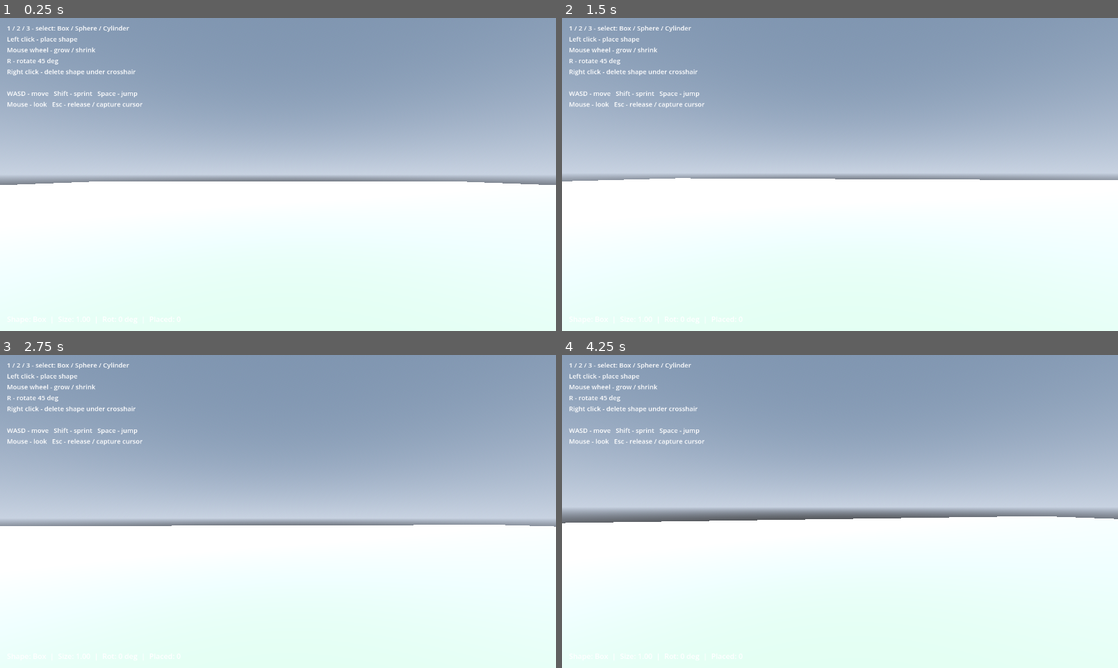
Above: before the commit, frames 1-4 (two rows, left to right).
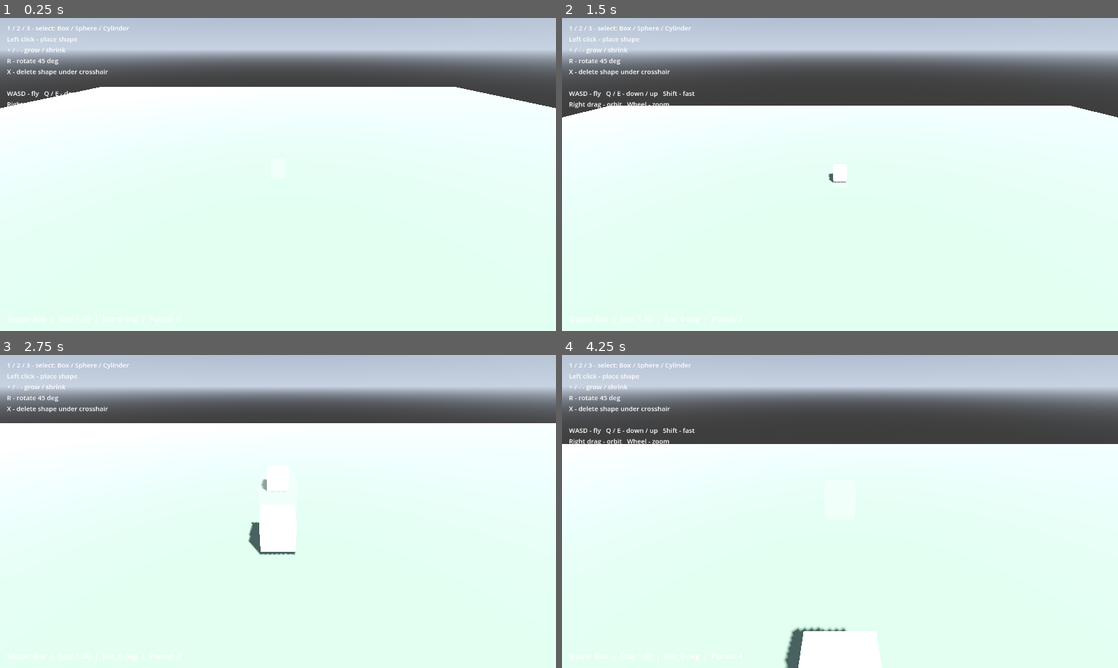
Above: after the commit, the same moments.

Repository: restalex/Factory_capital
Game: Godot game, scene res://scenes/main.tscn
Two runs of this game, one before a commit and one after it. Both use one fixed random seed, a clock stepped at 60 frames per second and the inputs below.
Inputs (mouse positions are in pixels of both pictures, inside the frame that each line leads up to):
- Up to frame 1 (0.25 s): no input
- Up to frame 2 (1.5 s): tap Enter at 0.5 s; move the mouse to (867, 174) at 0.52 s; hold Shift (sprint, bound only before the commit) 0.53-1.28 s; hold W (move_forward) from 0.53 s (still down); click (867, 174) at 0.67 s; tap Space (jump, bound only before the commit) at 0.77, 1.07 s; tap E at 0.8, 1.35 s; move the mouse to (812, 174) at 1.27 s; click (812, 174) at 1.42 s
- Up to frame 3 (2.75 s): keep holding W (move_forward); tap Space (jump, bound only before the commit) at 1.52, 1.82 s; tap Q at 1.55 s; move the mouse to (289, 505) at 2.02 s; hold Q from 2.03 s (still down); click (289, 505) at 2.17 s; tap X at 2.3 s
- Up to frame 4 (4.25 s): keep holding W (move_forward); move the mouse to (834, 517) at 2.77 s; release Q at 2.78 s; tap X at 2.85 s; click (834, 517) at 2.92 s; tap Space (jump, bound only before the commit) at 3.02, 3.05, 3.32 s; move the mouse to (878, 514) at 3.52 s; hold Space (jump, bound only before the commit) from 3.53 s (still down); click (878, 514) at 3.67 s; tap Shift (sprint, bound only before the commit) at 3.8 s; tap Escape (ui_cancel) at 4.15 s

The runs differ from the first frame. In frame 1, 57% of the frame differs, in the area x 0-100%, y 0-66%; in frame 2, 56%; in frame 3, 59%, in the area x 0-100%, y 0-69%; in frame 4, 57%.
Error after the commit: Cannot call method 'get_aabb' on a null value. (res://scripts/spawner.gd:91)

Commit message:
Replace physical player with floating orbit camera
Co-authored-by: restalex <restalex@users.noreply.github.com>

Diff:
--- a/project.godot
+++ b/project.godot
@@ -38,16 +38,6 @@
 "events": [Object(InputEventKey,"resource_local_to_scene":false,"resource_name":"","device":-1,"window_id":0,"alt_press …(192 unchanged characters)…
 ]
 }
-jump={
-"deadzone": 0.5,
-"events": [Object(InputEventKey,"resource_local_to_scene":false,"resource_name":"","device":-1,"window_id":0,"alt_pressed":false,"shift_pressed":false,"ctrl_pressed":false,"meta_pressed":false,"pressed":false,"keycode":0,"physical_keycode":32,"key_label":0,"unicode":32,"location":0,"echo":false,"script":null)
-]
-}
-sprint={
-"deadzone": 0.5,
-"events": [Object(InputEventKey,"resource_local_to_scene":false,"resource_name":"","device":-1,"window_id":0,"alt_pressed":false,"shift_pressed":false,"ctrl_pressed":false,"meta_pressed":false,"pressed":false,"keycode":0,"physical_keycode":4194325,"key_label":0,"unicode":0,"location":0,"echo":false,"script":null)
-]
-}
 
 [physics]
 
--- a/scenes/main.tscn
+++ b/scenes/main.tscn
@@ -1,7 +1,8 @@
 [gd_scene load_steps=8 format=3]
 
 [ext_resource type="Script" path="res://scripts/main.gd" id="1_main"]
-[ext_resource type="PackedScene" path="res://scenes/player.tscn" id="2_player"]
+[ext_resource type="Script" path="res://scripts/camera_rig.gd" id="2_rig"]
+[ext_resource type="Script" path="res://scripts/spawner.gd" id="3_spawner"]
 
 [sub_resource type="ProceduralSkyMaterial" id="sky_mat"]
 ground_bottom_color = Color(0.2, 0.2, 0.2, 1)
@@ -49,8 +50,13 @@
 transform = Transform3D(1, 0, 0, 0, 1, 0, 0, 0, 1, 0, -0.5, 0)
 shape = SubResource("ground_shape")
 
-[node name="Player" parent="." instance=ExtResource("2_player")]
-transform = Transform3D(1, 0, 0, 0, 1, 0, 0, 0, 1, 0, 1, 5)
+[node name="CameraRig" type="Node3D" parent="."]
+transform = Transform3D(1, 0, 0, 0, 1, 0, 0, 0, 1, 0, 9, 12)
+script = ExtResource("2_rig")
+
+[node name="Camera3D" type="Camera3D" parent="CameraRig"]
+rotation = Vector3(-0.55, 0, 0)
+script = ExtResource("3_spawner")
 
 [node name="HUD" type="CanvasLayer" parent="."]
 
@@ -62,12 +68,12 @@
 theme_override_font_sizes/font_size = 15
 text = "1 / 2 / 3 - select: Box / Sphere / Cylinder
 Left click - place shape
-Mouse wheel - grow / shrink
++ / - - grow / shrink
 R - rotate 45 deg
-Right click - delete shape under crosshair
+X - delete shape under crosshair
 
-WASD - move   Shift - sprint   Space - jump
-Mouse - look   Esc - release / capture cursor"
+WASD - fly   Q / E - down / up   Shift - fast
+Right drag - orbit   Wheel - zoom"
 
 [node name="Status" type="Label" parent="HUD"]
 anchor_top = 1.0
--- a/scenes/player.tscn
+++ /dev/null
@@ -1,19 +0,0 @@
-[gd_scene load_steps=3 format=3]
-
-[ext_resource type="Script" path="res://scripts/player.gd" id="1_player"]
-[ext_resource type="Script" path="res://scripts/spawner.gd" id="2_spawner"]
-
-[sub_resource type="CapsuleShape3D" id="capsule"]
-radius = 0.4
-height = 1.8
-
-[node name="Player" type="CharacterBody3D"]
-script = ExtResource("1_player")
-
-[node name="Collision" type="CollisionShape3D" parent="."]
-transform = Transform3D(1, 0, 0, 0, 1, 0, 0, 0, 1, 0, 0.9, 0)
-shape = SubResource("capsule")
-
-[node name="Camera3D" type="Camera3D" parent="."]
-transform = Transform3D(1, 0, 0, 0, 1, 0, 0, 0, 1, 0, 1.4, 0)
-script = ExtResource("2_spawner")
--- /dev/null
+++ b/scripts/camera_rig.gd
@@ -0,0 +1,37 @@
+extends Node3D
+
+const ORBIT_SENSITIVITY := 0.005
+const MOVE_SPEED := 10.0
+const SPRINT_FACTOR := 2.0
+const ZOOM_STEP := 1.5
+const PITCH_LIMIT := deg_to_rad(89.0)
+
+@onready var camera: Camera3D = $Camera3D
+
+func _unhandled_input(event: InputEvent) -> void:
+	if event is InputEventMouseMotion and Input.is_mouse_button_pressed(MOUSE_BUTTON_RIGHT):
+		rotation.y -= event.relative.x * ORBIT_SENSITIVITY
+		camera.rotation.x = clampf(
+			camera.rotation.x - event.relative.y * ORBIT_SENSITIVITY,
+			-PITCH_LIMIT,
+			PITCH_LIMIT
+		)
+	elif event is InputEventMouseButton and event.pressed:
+		match event.button_index:
+			MOUSE_BUTTON_WHEEL_UP:
+				global_position -= camera.global_transform.basis.z * ZOOM_STEP
+			MOUSE_BUTTON_WHEEL_DOWN:
+				global_position += camera.global_transform.basis.z * ZOOM_STEP
+
+func _process(delta: float) -> void:
+	var speed := MOVE_SPEED * (SPRINT_FACTOR if Input.is_key_pressed(KEY_SHIFT) else 1.0) * delta
+	var flat := global_transform.basis
+	var forward := flat.z
+	forward.y = 0.0
+	forward = forward.normalized()
+	var right := flat.x
+	var move := right * Input.get_axis("move_left", "move_right")
+	move += forward * Input.get_axis("move_forward", "move_back")
+	move += Vector3.UP * (float(Input.is_key_pressed(KEY_E)) - float(Input.is_key_pressed(KEY_Q)))
+	if move.length_squared() > 0.0:
+		global_position += move.normalized() * speed
--- a/scripts/main.gd
+++ b/scripts/main.gd
@@ -2,16 +2,7 @@
 
 const DEFAULT_STATUS := "Shape: Box  |  Size: 1.00  |  Rot: 0 deg  |  Placed: 0"
 
-const CONTROLS_TEXT := """1 / 2 / 3 - select: Box / Sphere / Cylinder
-Left click - place shape
-Mouse wheel - grow / shrink
-R - rotate 45 deg
-Right click - delete shape under crosshair
-
-WASD - move   Shift - sprint   Space - jump
-Mouse - look   Esc - release / capture cursor"""
-
-@onready var spawner: Camera3D = $Player/Camera3D
+@onready var spawner: Camera3D = $CameraRig/Camera3D
 @onready var status_label: Label = $HUD/Status
 
 func _ready() -> void:
--- a/scripts/player.gd
+++ /dev/null
@@ -1,42 +0,0 @@
-extends CharacterBody3D
-
-const MOUSE_SENSITIVITY := 0.0025
-const MOVE_SPEED := 6.0
-const SPRINT_SPEED := 10.0
-const JUMP_VELOCITY := 4.5
-const GRAVITY := 14.0
-
-@onready var camera: Camera3D = $Camera3D
-
-func _ready() -> void:
-	Input.mouse_mode = Input.MOUSE_MODE_CAPTURED
-
-func _unhandled_input(event: InputEvent) -> void:
-	if event is InputEventMouseMotion and Input.mouse_mode == Input.MOUSE_MODE_CAPTURED:
-		rotate_y(-event.relative.x * MOUSE_SENSITIVITY)
-		camera.rotate_x(-event.relative.y * MOUSE_SENSITIVITY)
-		camera.rotation.x = clampf(camera.rotation.x, deg_to_rad(-89.0), deg_to_rad(89.0))
-	elif event.is_action_pressed("ui_cancel"):
-		if Input.mouse_mode == Input.MOUSE_MODE_CAPTURED:
-			Input.mouse_mode = Input.MOUSE_MODE_VISIBLE
-		else:
-			Input.mouse_mode = Input.MOUSE_MODE_CAPTURED
-
-func _physics_process(delta: float) -> void:
-	if not is_on_floor():
-		velocity.y -= GRAVITY * delta
-
-	if Input.is_action_pressed("jump") and is_on_floor():
-		velocity.y = JUMP_VELOCITY
-
-	var input_dir := Input.get_vector("move_left", "move_right", "move_forward", "move_back")
-	var direction := (transform.basis * Vector3(input_dir.x, 0.0, input_dir.y)).normalized()
-	var speed := SPRINT_SPEED if Input.is_action_pressed("sprint") else MOVE_SPEED
-	if direction:
-		velocity.x = direction.x * speed
-		velocity.z = direction.z * speed
-	else:
-		velocity.x = move_toward(velocity.x, 0.0, speed)
-		velocity.z = move_toward(velocity.z, 0.0, speed)
-
-	move_and_slide()
--- a/scripts/spawner.gd
+++ b/scripts/spawner.gd
@@ -20,7 +20,7 @@
 const MAX_SIZE := 5.0
 const SCALE_STEP := 1.1
 const ROTATION_STEP := PI / 4.0
-const RAY_LENGTH := 100.0
+const RAY_LENGTH := 200.0
 
 var current_shape: ShapeType = ShapeType.BOX
 var shape_size := 1.0
@@ -57,20 +57,20 @@
 			KEY_R:
 				rotation_y += ROTATION_STEP
 				_update_status()
-	elif event is InputEventMouseButton and event.pressed:
-		match event.button_index:
-			MOUSE_BUTTON_WHEEL_UP:
+			KEY_EQUAL:
 				shape_size = clampf(shape_size * SCALE_STEP, MIN_SIZE, MAX_SIZE)
 				_build_ghost_mesh()
 				_update_status()
-			MOUSE_BUTTON_WHEEL_DOWN:
+			KEY_MINUS:
 				shape_size = clampf(shape_size / SCALE_STEP, MIN_SIZE, MAX_SIZE)
 				_build_ghost_mesh()
 				_update_status()
+			KEY_X:
+				_delete_shape_under_crosshair()
+	elif event is InputEventMouseButton and event.pressed:
+		match event.button_index:
 			MOUSE_BUTTON_LEFT:
 				_place_shape()
-			MOUSE_BUTTON_RIGHT:
-				_delete_shape_under_crosshair()
 
 func _physics_process(_delta: float) -> void:
 	var hit := _raycast()
@@ -94,9 +94,6 @@
 	var from := global_position
 	var to := from - global_transform.basis.z * RAY_LENGTH
 	var query := PhysicsRayQueryParameters3D.create(from, to)
-	var player := get_parent()
-	if player is CollisionObject3D:
-		query.exclude = [player.get_rid()]
 	return get_world_3d().direct_space_state.intersect_ray(query)
 
 func _build_ghost_mesh() -> void:
--- a/tests/smoke.gd
+++ b/tests/smoke.gd
@@ -14,18 +14,18 @@
 	for i in 5:
 		await physics_frame
 
-	var spawner: Camera3D = scene.get_node("Player/Camera3D")
-	var main_script_ok := scene.get_script() != null
-	if not main_script_ok:
+	var spawner: Camera3D = scene.get_node("CameraRig/Camera3D")
+	if scene.get_script() == null:
 		errors.append("Main scene script missing")
-
 	if spawner == null:
 		errors.append("Spawner camera not found")
 		_fail(errors)
-
-	spawner.rotate_x(-0.6)
-	for i in 5:
-		await physics_frame
+	var rig: Node3D = scene.get_node("CameraRig")
+	if rig == null:
+		errors.append("Camera rig not found")
+		_fail(errors)
+	if not is_instance_valid(rig) or rig.get_script() == null:
+		errors.append("Camera rig script missing")
 
 	if not spawner._ghost.visible:
 		errors.append("Ghost did not become visible after raycast (expected ground hit)")
@@ -35,8 +35,8 @@
 	var placed := get_nodes_in_group("placeable")
 	if placed.size() != 1:
 		errors.append("Expected 1 placed shape, got %d" % placed.size())
-	var shape: Node = placed[0] if placed.size() == 1 else null
-	if shape != null:
+	if placed.size() == 1:
+		var shape: Node = placed[0]
 		if shape.get_child_count() < 2:
 			errors.append("Placed shape is missing mesh or collider child")
 		if shape.get_child(0).mesh == null:
@@ -61,6 +61,26 @@
 	if get_nodes_in_group("placeable").size() != 2:
 		errors.append("Cylinder placement failed, placed=%d" % get_nodes_in_group("placeable").size())
 
+	var press := InputEventMouseButton.new()
+	press.button_index = MOUSE_BUTTON_RIGHT
+	press.pressed = true
+	Input.parse_input_event(press)
+	var drag := InputEventMouseMotion.new()
+	drag.relative = Vector2(100, 30)
+	Input.parse_input_event(drag)
+	await process_frame
+	await process_frame
+	var release := InputEventMouseButton.new()
+	release.button_index = MOUSE_BUTTON_RIGHT
+	release.pressed = false
+	Input.parse_input_event(release)
+	if rig.rotation.y >= 0.0 or rig.get_node("Camera3D").rotation.x >= -0.55:
+		errors.append("Right-drag orbit did not move the camera")
+
+	rig.rotation.y = 0.0
+	rig.get_node("Camera3D").rotation.x = -0.55
+	for i in 2:
+		await physics_frame
 	spawner._delete_shape_under_crosshair()
 	await physics_frame
 	await physics_frame
Not shown, added: scripts/camera_rig.gd.uid
Not shown, removed: scripts/player.gd.uid
